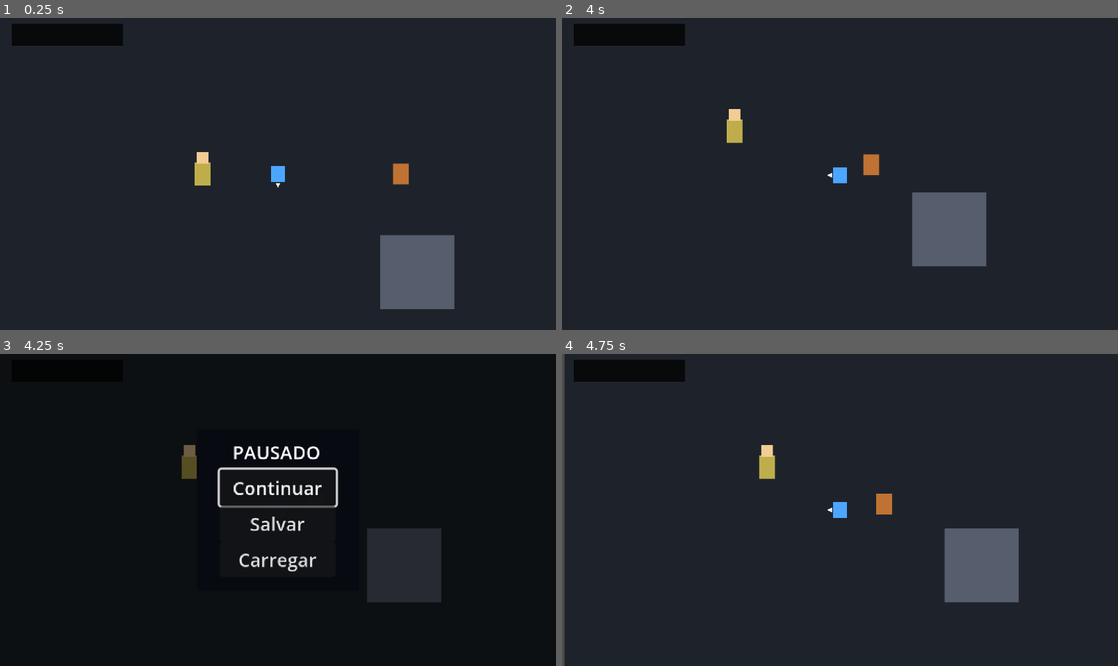
Above: before the commit, frames 1-4 (two rows, left to right).
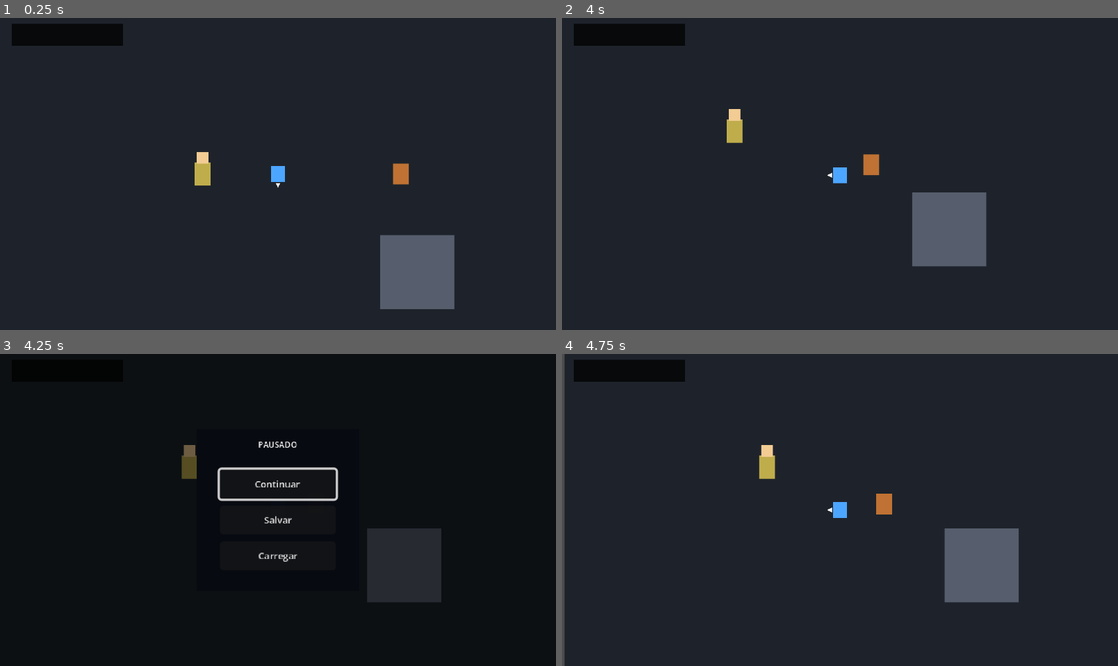
Above: after the commit, the same moments.

Repository: kikajima/dragonballsoullegacy
Game: Godot game, scene res://scenes/bootstrap/bootstrap.tscn
Same seed, same stepped clock (60 frames per second), same inputs: the game is played once before the commit and once after it.
Inputs:
- Up to frame 1 (0.25 s): no input
- Up to frame 2 (4 s): tap Enter (ui_accept) at 0.5, 0.77, 1.52, 3.02, 3.5, 3.77 s; hold D (move_right) 0.53-1.28 s; tap J (attack) at 0.6 s; hold S (move_down) 1.28-2.03 s; tap Shift (block) at 1.35 s; hold D (move_right) 2.03-2.78 s; hold L (charge_ki) 2.03-2.78 s; hold W (move_up) 2.78-3.53 s; tap Space (dash) at 2.85 s; hold A (move_left) from 3.53 s (still down); hold E (interact) from 3.53 s (still down)
- Up to frame 3 (4.25 s): keep holding A (move_left); keep holding E (interact); tap Escape (ui_cancel) at 4.15 s
- Up to frame 4 (4.75 s): keep holding A (move_left); release E (interact) at 4.28 s; tap K (ki_blast) at 4.35 s; tap Enter (ui_accept) at 4.52 s

Frames 1-2 are identical in both runs. In frame 3, 1.7% of the frame differs, in the area x 39-61%, y 28-70%; in frame 4, nothing differs.

Commit message:
fix: scale pause menu typography for pixel viewport

Diff:
--- a/ui/pause/pause_menu.tscn
+++ b/ui/pause/pause_menu.tscn
@@ -36,6 +36,8 @@
 offset_right = 130.0
 offset_bottom = 28.0
 text = "PAUSADO"
+theme_override_font_sizes/font_size = 10
+theme_override_font_sizes/font_size = 7
 horizontal_alignment = 1
 
 [node name="ResumeButton" type="Button" parent="Panel"]
@@ -45,6 +47,7 @@
 offset_right = 120.0
 offset_bottom = 60.0
 text = "Continuar"
+theme_override_font_sizes/font_size = 8
 
 [node name="SaveButton" type="Button" parent="Panel"]
 layout_mode = 0
@@ -53,6 +56,7 @@
 offset_right = 120.0
 offset_bottom = 91.0
 text = "Salvar"
+theme_override_font_sizes/font_size = 8
 
 [node name="LoadButton" type="Button" parent="Panel"]
 layout_mode = 0
@@ -61,6 +65,7 @@
 offset_right = 120.0
 offset_bottom = 122.0
 text = "Carregar"
+theme_override_font_sizes/font_size = 8
 
 [node name="Status" type="Label" parent="Panel"]
 layout_mode = 0
